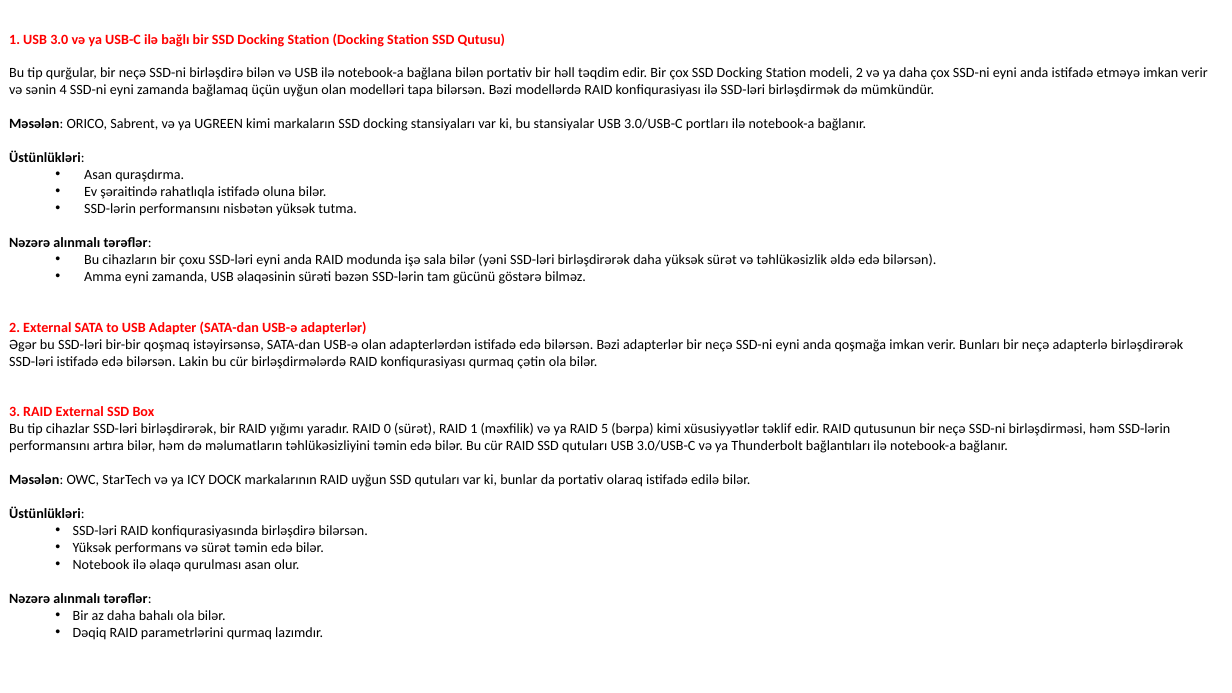
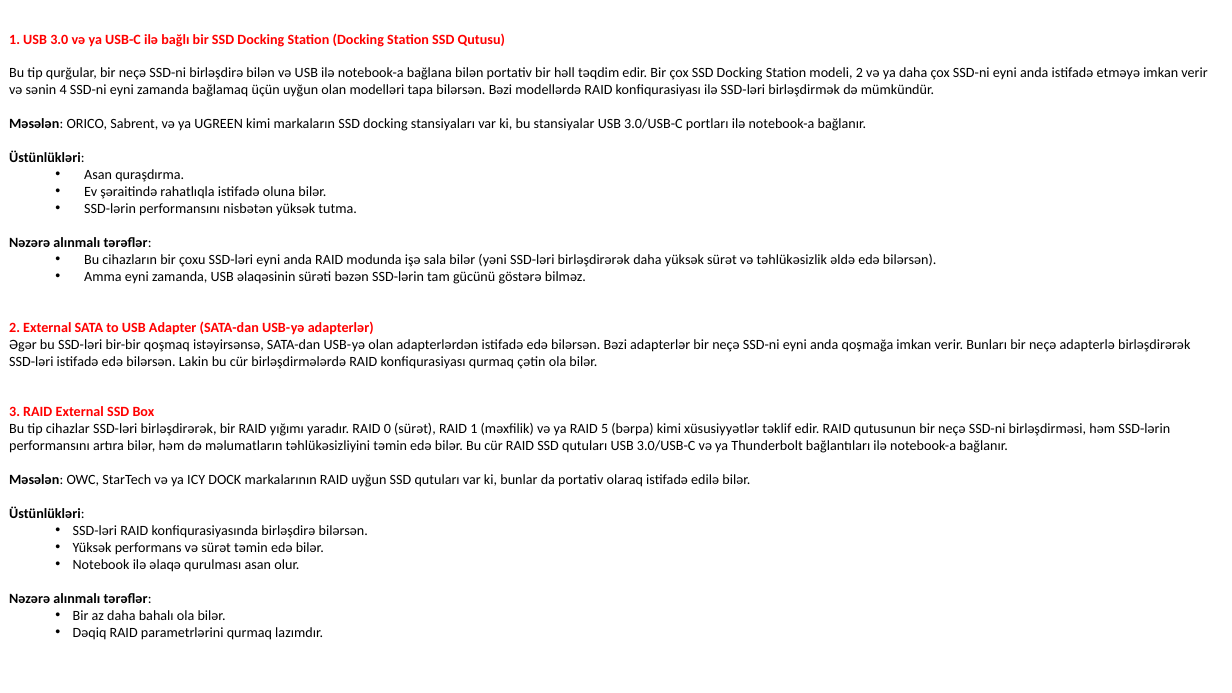
Before and after one commit to codeurient/DevOps, a slide deck: slide 50 of .lessons/Operating systems/1 linux/1.pptx. Drawn at 1232x693 pixels with LibreOffice and Linux fonts; fonts in the diff are those of the drawing. Boxes give left, top, right and bottom in pixels: in the first picture for what was removed or moved away, otherwise in the second. Text is boxed around its words. In the diff, an @@ line names an element or a change of style, - is before the commit and + after.

```diff
--- a/.lessons/Operating systems/1 linux/1.pptx
+++ b/.lessons/Operating systems/1 linux/1.pptx
@@ text at (x1=9, y1=321, x2=1190, y2=352): text changed @@
-2. External SATA to USB Adapter (SATA-dan USB-ə adapterlər)
-Əgər bu SSD-ləri bir-bir qoşmaq istəyirsənsə, SATA-dan USB-ə olan adapterlərdən istifadə edə bilərsən. Bəzi adapterlər bir neçə SSD-ni eyni anda qoşmağa imkan verir. Bunları bir neçə adapterlə birləşdirərək
+2. External SATA to USB Adapter (SATA-dan USB-yə adapterlər)
+Əgər bu SSD-ləri bir-bir qoşmaq istəyirsənsə, SATA-dan USB-yə olan adapterlərdən istifadə edə bilərsən. Bəzi adapterlər bir neçə SSD-ni eyni anda qoşmağa imkan verir. Bunları bir neçə adapterlə birləşdirərək
```
Also in this commit, not shown: 3 other slides changed, 1 slide removed, 6 other files.
